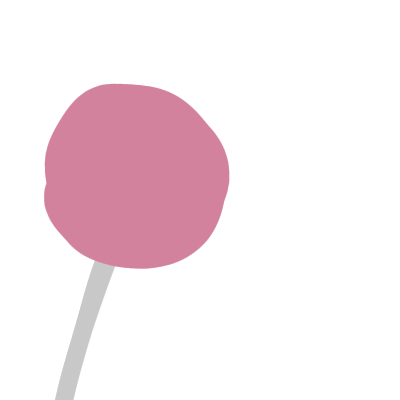
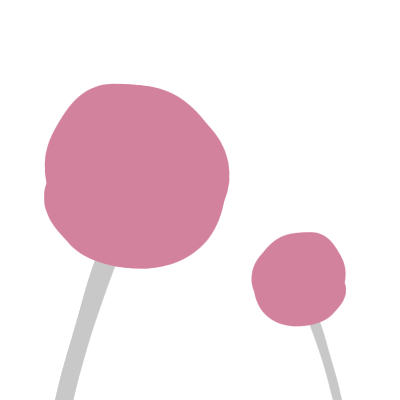
Two versions of the same layered image (400×400). Layer-by-layer changes:
added layer "Copy of Paint Layer 1" above "Paint Layer 1" over <box>251,232,346,400</box>
